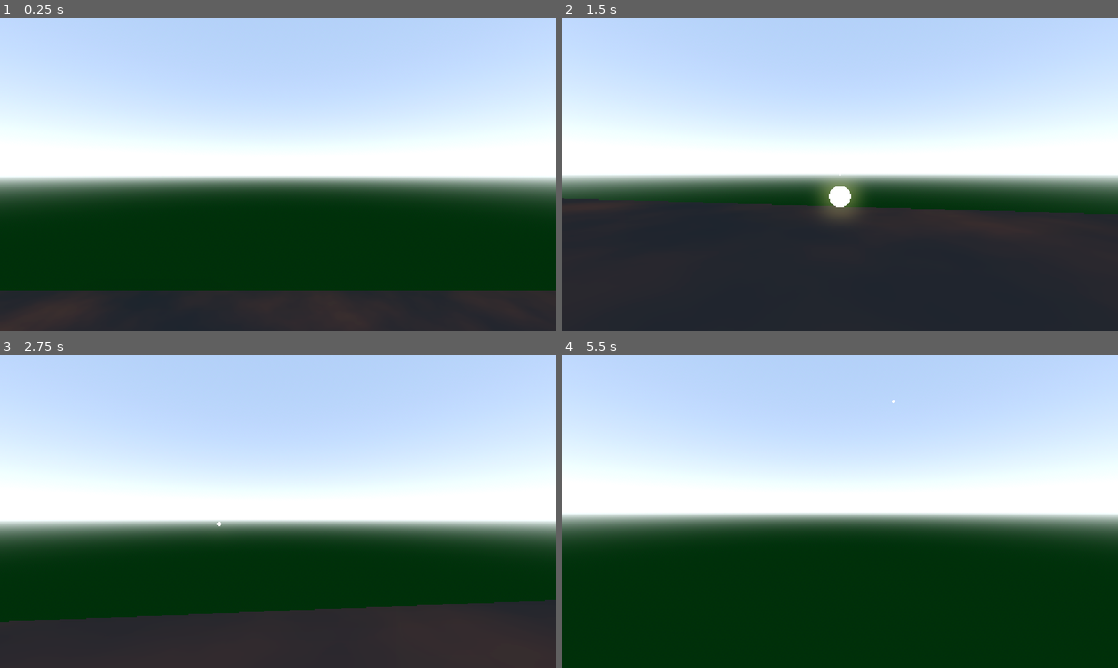
Above: before the commit, frames 1-4 (two rows, left to right).
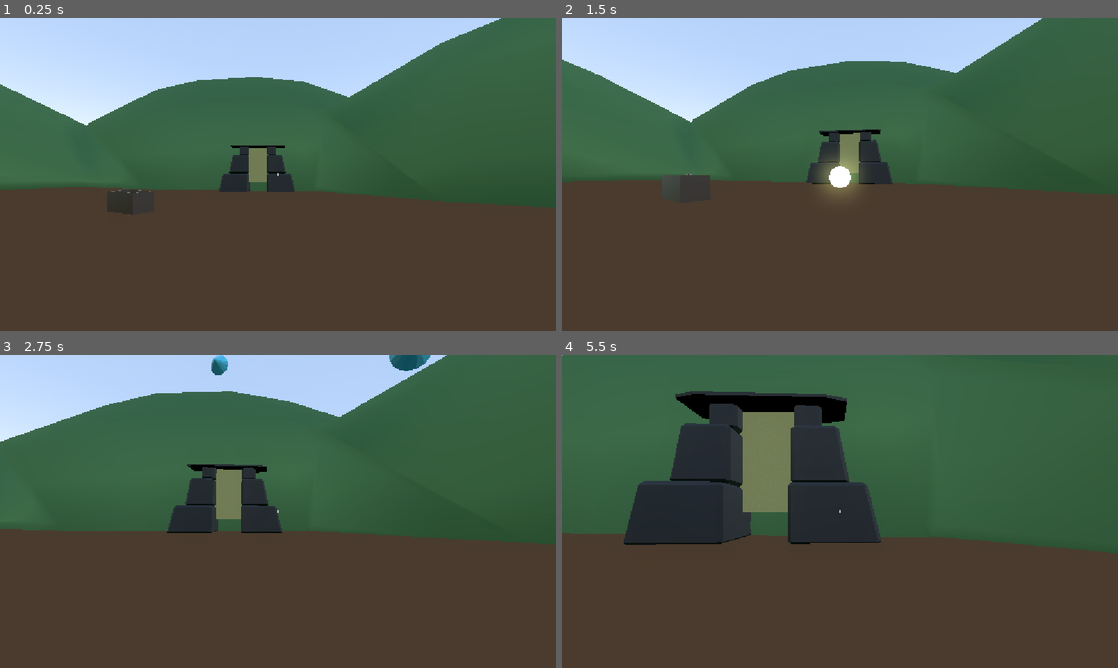
Above: after the commit, the same moments.

Repository: matthewmolitordev/hoard-hunters
Game: Godot game, scene res://hub_world.tscn
Same seed, same stepped clock (60 frames per second), same inputs: the game is played once before the commit and once after it.
Inputs (mouse positions are in pixels of both pictures, inside the frame that each line leads up to):
- Up to frame 1 (0.25 s): no input
- Up to frame 2 (1.5 s): tap Enter (ui_accept) at 0.5, 0.77 s; move the mouse to (867, 174) at 0.52 s; press the mouse at (867, 174) at 0.53 s; hold W (move_forward) from 0.53 s (still down); move the mouse to (812, 174) at 1.27 s; release the mouse at (812, 174) at 1.28 s; tap 1 (action_bar_slot_1) at 1.35 s
- Up to frame 3 (2.75 s): keep holding W (move_forward); tap Enter (ui_accept) at 1.52 s; click (250, 511) at 1.55 s; move the mouse to (289, 505) at 2.02 s; press the mouse at (289, 505) at 2.03 s
- Up to frame 4 (5.5 s): keep holding W (move_forward); move the mouse to (834, 517) at 2.77 s; release the mouse at (834, 517) at 2.78 s; click (834, 517) at 2.85 s; tap Enter (ui_accept) at 3.02, 3.77, 4.52 s; move the mouse to (878, 514) at 3.52 s; hold 1 (action_bar_slot_1) 3.53-4.28 s; click (878, 514) at 3.8 s; move the mouse to (795, 508) at 4.27 s; click (795, 508) at 4.35 s; move the mouse to (845, 511) at 5.02 s; press the mouse at (845, 511) at 5.03 s

The runs differ from the first frame. In frame 1, 78% of the frame differs, in the area x 0-100%, y 0-100%; in frame 2, 83%; in frame 3, 84%; in frame 4, 98%.

Commit message:
Add gem loot, pickup logic, and chest to hub world

Diff:
--- /dev/null
+++ b/assets/texture/stone_material.tres
@@ -0,0 +1,14 @@
+[gd_resource type="StandardMaterial3D" format=3 uid="uid://c3nyqpyeam64"]
+
+[sub_resource type="Gradient" id="Gradient_co1li"]
+colors = PackedColorArray(0.11858138, 0.11858138, 0.11858138, 1, 0.2376642, 0.21554965, 0.19344065, 1)
+
+[sub_resource type="GradientTexture2D" id="GradientTexture2D_bswsn"]
+gradient = SubResource("Gradient_co1li")
+fill_from = Vector2(0.5, 1)
+fill_to = Vector2(0.5, 0)
+
+[resource]
+albedo_color = Color(0.4158344, 0.38715458, 0.36914593, 1)
+albedo_texture = SubResource("GradientTexture2D_bswsn")
+roughness = 0.8
--- /dev/null
+++ b/coin.tscn
@@ -0,0 +1,21 @@
+[gd_scene format=3 uid="uid://c6t7aqf47uhiv"]
+
+[ext_resource type="PackedScene" uid="uid://di2suiubnv5ka" path="res://assets/gold_coin_single.glb" id="1_qtesh"]
+
+[sub_resource type="SphereShape3D" id="SphereShape3D_0t63x"]
+radius = 0.05
+
+[node name="Coin" type="RigidBody3D" unique_id=475588911]
+collision_layer = 4
+collision_mask = 5
+axis_lock_angular_x = true
+axis_lock_angular_y = true
+axis_lock_angular_z = true
+continuous_cd = true
+
+[node name="MeshInstance3D" parent="." unique_id=188606965 instance=ExtResource("1_qtesh")]
+transform = Transform3D(3, 0, 0, 0, 3, 0, 0, 0, 3, 0, 0, 0)
+
+[node name="CollisionShape3D" type="CollisionShape3D" parent="." unique_id=314568192]
+transform = Transform3D(1, 0, 0, 0, 1, 0, 0, 0, 1, 0, -0.0012969971, 0)
+shape = SubResource("SphereShape3D_0t63x")
--- /dev/null
+++ b/diamond.tscn
@@ -0,0 +1,19 @@
+[gd_scene format=3 uid="uid://qu0upkyesje3"]
+
+[ext_resource type="PackedScene" uid="uid://dfmdkh2hyoquo" path="res://assets/diamond_source.glb" id="1_cxkya"]
+
+[sub_resource type="BoxShape3D" id="BoxShape3D_h7n1j"]
+size = Vector3(0.34, 0.34, 0.34)
+
+[node name="Diamond" type="RigidBody3D" unique_id=1743407167]
+collision_layer = 4
+collision_mask = 5
+
+[node name="diamond_source" parent="." unique_id=890485976 instance=ExtResource("1_cxkya")]
+transform = Transform3D(0.3, 0, 0, 0, 0.21213204, -0.21213204, 0, 0.21213204, 0.21213204, 0, 0, 0)
+
+[node name="CollisionShape3D" type="CollisionShape3D" parent="." unique_id=2028359120]
+transform = Transform3D(1, 0, 0, 0, 1, 0, 0, 0, 1, 0, 0.17, 0.17)
+shape = SubResource("BoxShape3D_h7n1j")
+
+[editable path="diamond_source"]
--- a/dungeon_generator.gd
+++ b/dungeon_generator.gd
@@ -7,7 +7,7 @@
 const SENTRY_SCENE = preload("res://sentry.tscn")
 
 @export var map_size: int = 2000    #grid boundry
-@export var absolute_seed: int = 123
+@export var absolute_seed: int = 674567
 @export var tile_spacing: float = 2.0      #2x2 tile size
 
 var grid = {}     #has map dictionary to track occupied coordinate states {Vector2: bool}
--- a/hub_world.tscn
+++ b/hub_world.tscn
@@ -2,16 +2,10 @@
 
 [ext_resource type="PackedScene" uid="uid://bd4abpdncwq8b" path="res://player.tscn" id="1_1iog8"]
 [ext_resource type="Script" uid="uid://clx3e7l5upabg" path="res://portal.gd" id="2_oe58s"]
-
-[sub_resource type="FastNoiseLite" id="FastNoiseLite_4n47x"]
-
-[sub_resource type="NoiseTexture2D" id="NoiseTexture2D_jyont"]
-noise = SubResource("FastNoiseLite_4n47x")
-seamless = true
-
-[sub_resource type="StandardMaterial3D" id="StandardMaterial3D_h7n1j"]
-albedo_color = Color(0.22665176, 0.10349136, 0.0018793975, 1)
-albedo_texture = SubResource("NoiseTexture2D_jyont")
+[ext_resource type="PackedScene" uid="uid://682af8kldk6l" path="res://assets/portal_arch.glb" id="3_e0qst"]
+[ext_resource type="Material" uid="uid://c3nyqpyeam64" path="res://assets/texture/stone_material.tres" id="4_w1cbi"]
+[ext_resource type="PackedScene" uid="uid://c757wm2j1mc0y" path="res://spawning_fountain.tscn" id="5_gdsyq"]
+[ext_resource type="PackedScene" uid="uid://dd4cxtqy36ath" path="res://open_box.tscn" id="6_5lugp"]
 
 [sub_resource type="BoxShape3D" id="BoxShape3D_h7n1j"]
 size = Vector3(3, 4, 1)
@@ -63,28 +57,104 @@
 glow_enabled = true
 glow_bloom = 0.3
 
+[sub_resource type="StandardMaterial3D" id="StandardMaterial3D_4n47x"]
+albedo_color = Color(0.2791721, 0.15901911, 0.017618911, 1)
+
+[sub_resource type="StandardMaterial3D" id="StandardMaterial3D_djjlw"]
+albedo_color = Color(0.19555321, 0.34288588, 0.16614762, 1)
+
 [node name="HubWorld" type="Node3D" unique_id=893329640]
 
-[node name="Floor" type="CSGBox3D" parent="." unique_id=404084622]
-use_collision = true
-size = Vector3(30, 1, 30)
-material = SubResource("StandardMaterial3D_h7n1j")
-
 [node name="Player" parent="." unique_id=55416726 instance=ExtResource("1_1iog8")]
-transform = Transform3D(1, 0, 0, 0, 1, 0, 0, 0, 1, 0, 5.8136115, -6.2433424)
+transform = Transform3D(-0.9037503, 0, -0.42806, 0, 1, 0, 0.42806, 0, -0.9037503, 0, 1.7150738, 27.414337)
 
 [node name="Portal" type="Area3D" parent="." unique_id=1267654559]
 transform = Transform3D(1, 0, 0, 0, 1, 0, 0, 0, 1, 0, 3.4741082, 0)
+collision_mask = 3
 script = ExtResource("2_oe58s")
 
 [node name="CollisionShape3D" type="CollisionShape3D" parent="Portal" unique_id=1932113505]
-transform = Transform3D(1, 0, 0, 0, 1, 0, 0, 0, 1, 0, -0.9496269, 8.152737)
+transform = Transform3D(0.9069416, 0, 0.4212564, 0, 1, 0, -0.4212564, 0, 0.9069416, 11.885323, -0.9496269, 47.25729)
 shape = SubResource("BoxShape3D_h7n1j")
 
 [node name="CSGBox3D" type="CSGBox3D" parent="Portal" unique_id=27048802]
-transform = Transform3D(1, 0, 0, 0, 1, 0, 0, 0, 1, 0, -0.9396262, 8.145889)
+transform = Transform3D(0.9069416, 0, 0.4212564, 0, 1, 0, -0.4212564, 0, 0.9069416, 11.882438, -0.9396262, 47.25108)
 size = Vector3(3, 4, 1)
 material = SubResource("StandardMaterial3D_jyont")
 
 [node name="WorldEnvironment" type="WorldEnvironment" parent="." unique_id=2092172206]
 environment = SubResource("Environment_e0qst")
+
+[node name="PlazaFloor" type="CSGBox3D" parent="." unique_id=1473348146]
+transform = Transform3D(1, 0, 0, 0, 1, 0, 0, 0, 1, 0, -10.445679, 34.8893)
+use_collision = true
+size = Vector3(100, 20, 30)
+material = SubResource("StandardMaterial3D_4n47x")
+
+[node name="PlazaFloor" type="CSGBox3D" parent="PlazaFloor" unique_id=1824640548]
+transform = Transform3D(1, 0, 0, 0, 1, 0, 0, 0, 1, 0, -52.729153, 14.218586)
+use_collision = true
+size = Vector3(100, 20, 1000)
+material = SubResource("StandardMaterial3D_4n47x")
+
+[node name="HillsBoundry" type="CSGCombiner3D" parent="." unique_id=2110339009]
+transform = Transform3D(1, 0, 0, 0, 1, 0, 0, 0, 1, 57.16793, 0, 0)
+use_collision = true
+
+[node name="CSGSphere3D" type="CSGSphere3D" parent="HillsBoundry" unique_id=271700044]
+transform = Transform3D(-0.7580532, 0, 0.9253858, 0, 1, 0, -1.8507715, 0, -0.3790266, -11.940117, 0, -38.607697)
+radius = 20.0
+material = SubResource("StandardMaterial3D_djjlw")
+
+[node name="CSGSphere3D2" type="CSGSphere3D" parent="HillsBoundry" unique_id=1655858569]
+transform = Transform3D(2, 0, 0, 0, 1, 0, 0, 0, 1, -81.476875, -0.62986374, 61.985107)
+radius = 20.0
+material = SubResource("StandardMaterial3D_djjlw")
+
+[node name="CSGSphere3D3" type="CSGSphere3D" parent="HillsBoundry" unique_id=1412734042]
+transform = Transform3D(0.8091982, 0, 0.91449416, 0, 1, 0, -1.8289883, 0, 0.4045991, 5.852623, 0, 16.534607)
+radius = 20.0
+material = SubResource("StandardMaterial3D_djjlw")
+
+[node name="CSGSphere3D4" type="CSGSphere3D" parent="HillsBoundry" unique_id=1180662220]
+transform = Transform3D(1.9665594, 0, 0.18210164, 0, 1, 0, -0.36420327, 0, 0.9832797, -28.223564, 0, 62.613754)
+radius = 20.0
+material = SubResource("StandardMaterial3D_djjlw")
+
+[node name="CSGSphere3D5" type="CSGSphere3D" parent="HillsBoundry" unique_id=1340655430]
+transform = Transform3D(0.7871739, 0, -0.9192874, 0, 1, 0, 1.8385748, 0, 0.39358696, -116.19696, -0.62986374, 31.65963)
+radius = 20.0
+material = SubResource("StandardMaterial3D_djjlw")
+
+[node name="CSGSphere3D6" type="CSGSphere3D" parent="HillsBoundry" unique_id=643076037]
+transform = Transform3D(-0.86589575, 0, -0.901419, 0, 1, 0, 1.802838, 0, -0.43294787, -116.19696, -0.62986374, -22.88778)
+radius = 20.0
+material = SubResource("StandardMaterial3D_djjlw")
+
+[node name="CSGSphere3D7" type="CSGSphere3D" parent="HillsBoundry" unique_id=821130565]
+transform = Transform3D(-1.9878826, 0, -0.10991165, 0, 1, 0, 0.2198233, 0, -0.9939413, -63.191315, -0.62986374, -57.734306)
+radius = 20.0
+material = SubResource("StandardMaterial3D_djjlw")
+
+[node name="portal_arch" parent="." unique_id=196459378 instance=ExtResource("3_e0qst")]
+transform = Transform3D(-0.0057071573, 0, 0.9999837, 0, 1, 0, -0.9999837, 0, -0.0057071573, -2.5810227, -0.5152265, 7.622753)
+
+[node name="Cube_002" parent="portal_arch" index="0" unique_id=362585251]
+transform = Transform3D(0.4534708, 0, 0.2106282, 0, 0.5, 0, -0.2106282, 0, 0.4534708, -39.887173, 4.5, 12.579346)
+material_overlay = ExtResource("4_w1cbi")
+
+[node name="Cube_001" parent="portal_arch" index="1" unique_id=1610618820]
+transform = Transform3D(-0.45347077, 0, -0.21062824, 0, 0.5, 0, 0.21062824, 0, -0.45347077, -38.623413, 4.5, 15.300174)
+material_overlay = ExtResource("4_w1cbi")
+
+[node name="Cube" parent="portal_arch" index="2" unique_id=108266538]
+transform = Transform3D(0.9069416, 0, 1.2260414, 0, 0.12997139, 0, -0.42125636, 0, 2.6395977, -39.25528, 5, 13.939758)
+material_overlay = ExtResource("4_w1cbi")
+
+[node name="SpawningFountain" parent="." unique_id=1752228861 instance=ExtResource("5_gdsyq")]
+transform = Transform3D(0.65753627, -0.75342286, 0, 0.5847179, 0.51030207, -0.6306319, 0.4751325, 0.41466337, 0.77608204, 4.5552573, 12.331836, 36.16573)
+
+[node name="OpenBox" parent="." unique_id=1536612551 instance=ExtResource("6_5lugp")]
+transform = Transform3D(1, 0, 0, 0, 1, 0, 0, 0, 1, 10.467732, -0.020868301, 32.875164)
+
+[editable path="portal_arch"]
--- /dev/null
+++ b/open_box.tscn
@@ -0,0 +1,39 @@
+[gd_scene format=3 uid="uid://dd4cxtqy36ath"]
+
+[ext_resource type="PackedScene" uid="uid://copbyv6d84075" path="res://assets/open_box.glb" id="1_ane53"]
+
+[sub_resource type="BoxShape3D" id="BoxShape3D_h7n1j"]
+size = Vector3(1.9630127, 0.080566406, 0.91448975)
+
+[sub_resource type="BoxShape3D" id="BoxShape3D_jyont"]
+size = Vector3(0.08520508, 0.9243469, 0.92285156)
+
+[sub_resource type="BoxShape3D" id="BoxShape3D_4n47x"]
+size = Vector3(1.7980957, 0.92819214, 0.068359375)
+
+[node name="OpenBox" type="RigidBody3D" unique_id=1536612551]
+collision_layer = 5
+mass = 30.0
+
+[node name="open_box" parent="." unique_id=860566221 instance=ExtResource("1_ane53")]
+transform = Transform3D(0.6, 0, 0, 0, 0.6, 0, 0, 0, 0.6, 0, 0, 0)
+
+[node name="BottomShape" type="CollisionShape3D" parent="." unique_id=1163426864]
+transform = Transform3D(1, 0, 0, 0, 1, 0, 0, 0, 1, -0.30889893, 0.04321289, 0.12857056)
+shape = SubResource("BoxShape3D_h7n1j")
+
+[node name="LeftShape" type="CollisionShape3D" parent="." unique_id=52417118]
+transform = Transform3D(1, 0, 0, 0, 1, 0, 0, 0, 1, 0.6362586, 0.4592731, 0.13134766)
+shape = SubResource("BoxShape3D_jyont")
+
+[node name="RightShape" type="CollisionShape3D" parent="." unique_id=1214770457]
+transform = Transform3D(1, 0, 0, 0, 1, 0, 0, 0, 1, -1.2472565, 0.4592731, 0.13134766)
+shape = SubResource("BoxShape3D_jyont")
+
+[node name="FrontShape" type="CollisionShape3D" parent="." unique_id=429148148]
+transform = Transform3D(1, 0, 0, 0, 1, 0, 0, 0, 1, -0.30480957, 0.46058655, -0.29882813)
+shape = SubResource("BoxShape3D_4n47x")
+
+[node name="BackShape" type="CollisionShape3D" parent="." unique_id=918456563]
+transform = Transform3D(1, 0, 0, 0, 1, 0, 0, 0, 1, -0.30480957, 0.46058655, 0.5586313)
+shape = SubResource("BoxShape3D_4n47x")
--- a/player.gd
+++ b/player.gd
@@ -1,4 +1,9 @@
 extends CharacterBody3D
+
+@onready var raycast = $Camera3D/RayCast3D
+@onready var joint = $Camera3D/Generic6DOFJoint3D
+@onready var hand = $Camera3D/Hand
+var grabbed_body: RigidBody3D = null
 
 const FIREBALL_SCENE = preload("res://fireball.tscn")
 @export var fire_ball_cooldown: float = 0.3
@@ -68,10 +73,15 @@
 		camera.rotate_x(-event.relative.y * mouse_sensitivity)
 		camera.rotation.x = clamp(camera.rotation.x, deg_to_rad(-85), deg_to_rad(85))
 
-	#handle mouse click (fireball)
+	#handle action bar click (fireball)
 	if event.is_action_pressed("action_bar_slot_1") and fireball_can_shoot:
 		shoot_fireball()
 
+	#handle mouse click grab
+	if event.is_action_pressed("click"):
+		try_grab_object()
+	elif event.is_action_released("click"):
+		release_object()
 
 func shoot_fireball() ->void:
 	fireball_can_shoot = false
@@ -88,3 +98,17 @@
 	fireball.look_at(fireball.global_position + forward_vector, Vector3.UP)
 	await get_tree().create_timer(fire_ball_cooldown).timeout
 	fireball_can_shoot = true
+
+func try_grab_object() -> void:
+	if raycast.is_colliding():
+		var target = raycast.get_collider()
+		if target is RigidBody3D and not target.freeze:
+			grabbed_body = target
+		grabbed_body.gravity_scale = 0.0
+		joint.node_b = grabbed_body.get_path()
+
+func release_object() -> void:
+	if grabbed_body:
+		grabbed_body.gravity_scale = 1.0
+		joint.node_b = NodePath("")
+		grabbed_body = null
--- a/player.tscn
+++ b/player.tscn
@@ -7,6 +7,8 @@
 [sub_resource type="CapsuleMesh" id="CapsuleMesh_f3sb7"]
 
 [node name="Player" type="CharacterBody3D" unique_id=55416726 groups=["player"]]
+collision_layer = 2
+collision_mask = 5
 script = ExtResource("1_4flbx")
 
 [node name="CollisionShape3D" type="CollisionShape3D" parent="." unique_id=2079872323]
@@ -17,9 +19,31 @@
 
 [node name="Camera3D" type="Camera3D" parent="." unique_id=1762887908]
 
-[node name="UI" type="CanvasLayer" parent="." unique_id=2039329973]
+[node name="RayCast3D" type="RayCast3D" parent="Camera3D" unique_id=1698444435]
+target_position = Vector3(0, 0, -4)
+collision_mask = 4
 
-[node name="CenterContainer" type="CenterContainer" parent="UI" unique_id=579182569]
+[node name="Generic6DOFJoint3D" type="Generic6DOFJoint3D" parent="Camera3D" unique_id=768238028]
+node_a = NodePath("../Hand")
+linear_limit_x/enabled = false
+linear_limit_y/enabled = false
+linear_limit_z/enabled = false
+linear_spring_x/enabled = true
+linear_spring_x/stiffness = 500.0
+linear_spring_x/damping = 50.0
+linear_spring_y/enabled = true
+linear_spring_y/stiffness = 500.0
+linear_spring_y/damping = 50.0
+linear_spring_z/enabled = true
+linear_spring_z/stiffness = 500.0
+linear_spring_z/damping = 50.0
+
+[node name="Hand" type="StaticBody3D" parent="Camera3D" unique_id=619965400]
+transform = Transform3D(1, 0, 0, 0, 1, 0, 0, 0, 1, 0, -0.5, -2)
+
+[node name="UI" type="CanvasLayer" parent="." unique_id=1556343225]
+
+[node name="CenterContainer" type="CenterContainer" parent="UI" unique_id=435143426]
 anchors_preset = 15
 anchor_right = 1.0
 anchor_bottom = 1.0
@@ -27,7 +51,7 @@
 grow_vertical = 2
 mouse_filter = 2
 
-[node name="ColorRect" type="ColorRect" parent="UI/CenterContainer" unique_id=315415770]
+[node name="ColorRect" type="ColorRect" parent="UI/CenterContainer" unique_id=33866590]
 custom_minimum_size = Vector2(6, 6)
 layout_mode = 2
 mouse_filter = 2
--- a/project.godot
+++ b/project.godot
@@ -47,6 +47,11 @@
 "events": [Object(InputEventKey,"resource_local_to_scene":false,"resource_name":"","device":-1,"window_id":0,"alt_press …(191 unchanged characters)…
 ]
 }
+click={
+"deadzone": 0.2,
+"events": [Object(InputEventMouseButton,"resource_local_to_scene":false,"resource_name":"","device":-1,"window_id":0,"alt_pressed":false,"shift_pressed":false,"ctrl_pressed":false,"meta_pressed":false,"button_mask":0,"position":Vector2(0, 0),"global_position":Vector2(0, 0),"factor":1.0,"button_index":1,"canceled":false,"pressed":false,"double_click":false,"script":null)
+]
+}
 
 [physics]
 
--- /dev/null
+++ b/spawning_fountain.gd
@@ -0,0 +1,76 @@
+extends StaticBody3D
+
+const COIN_SCENE = preload("res://coin.tscn")
+const DIAMOND_SCENE = preload("res://diamond.tscn")
+const TOURMALINE_SCENE = preload("res://tourmaline.tscn")
+
+@onready var timer: Timer = $Timer
+var is_spawning = true
+
+func _ready() -> void:
+	timer.timeout.connect(_on_timer_timeout)
+	timer.wait_time = 1
+	timer.start()
+
+func _input_event(_camera: Camera3D, event: InputEvent, _position: Vector3, _normal: Vector3, _shape_idx: int) -> void:
+	if event is InputEventMouseButton and event.button_index == MOUSE_BUTTON_LEFT and event.pressed():
+		is_spawning = !is_spawning
+
+	if is_spawning:
+		timer.start()
+		print("Coin fountain: START")
+	else:
+		timer.stop()
+		print("Coin fountain: STOP")
+
+
+func _on_timer_timeout() -> void:
+	for i in range(2):
+		spawn_coin()
+		spawn_diamond()
+		spawn_tourmaline()
+# Called every frame. 'delta' is the elapsed time since the previous frame.
+func _process(delta: float) -> void:
+	pass
+
+func spawn_coin() -> void:
+	var new_coin = COIN_SCENE.instantiate() as RigidBody3D
+	get_parent().add_child(new_coin)
+	var spawn_offset = Vector3(randf_range(-0.4,0.4), 1.0, randf_range(-0.4, 0.4))
+	new_coin.global_transform.origin = global_transform.origin + spawn_offset
+
+	var force = Vector3(
+		randf_range(-0.1, 0.1),
+		0,
+		randf_range(-0.1, 0.1),
+		)
+
+	new_coin.apply_central_impulse(force)
+
+func spawn_diamond() -> void:
+	var new_DIAMOND = DIAMOND_SCENE.instantiate() as RigidBody3D
+	get_parent().add_child(new_DIAMOND)
+	var spawn_offset = Vector3(randf_range(-0.4,0.4), 1.0, randf_range(-0.4, 0.4))
+	new_DIAMOND.global_transform.origin = global_transform.origin + spawn_offset
+
+	var force = Vector3(
+		randf_range(-0.1, 0.1),
+		0,
+		randf_range(-0.1, 0.1),
+		)
+
+	new_DIAMOND.apply_central_impulse(force)
+
+func spawn_tourmaline() -> void:
+	var NEW_TOURMALINE = TOURMALINE_SCENE.instantiate() as RigidBody3D
+	get_parent().add_child(NEW_TOURMALINE)
+	var spawn_offset = Vector3(randf_range(-0.4,0.4), 1.0, randf_range(-0.4, 0.4))
+	NEW_TOURMALINE.global_transform.origin = global_transform.origin + spawn_offset
+
+	var force = Vector3(
+		randf_range(-0.1, 0.1),
+		0,
+		randf_range(-0.1, 0.1),
+		)
+
+	NEW_TOURMALINE.apply_central_impulse(force)
--- /dev/null
+++ b/spawning_fountain.tscn
@@ -0,0 +1,22 @@
+[gd_scene format=3 uid="uid://c757wm2j1mc0y"]
+
+[ext_resource type="Script" uid="uid://cx6l51764xj0g" path="res://spawning_fountain.gd" id="1_qdetu"]
+
+[sub_resource type="StandardMaterial3D" id="StandardMaterial3D_jyont"]
+albedo_color = Color(1, 1, 0, 1)
+
+[sub_resource type="BoxMesh" id="BoxMesh_h7n1j"]
+material = SubResource("StandardMaterial3D_jyont")
+
+[sub_resource type="BoxShape3D" id="BoxShape3D_h7n1j"]
+
+[node name="SpawningFountain" type="StaticBody3D" unique_id=1752228861]
+script = ExtResource("1_qdetu")
+
+[node name="MeshInstance3D" type="MeshInstance3D" parent="." unique_id=1441841762]
+mesh = SubResource("BoxMesh_h7n1j")
+
+[node name="CollisionShape3D" type="CollisionShape3D" parent="." unique_id=616443430]
+shape = SubResource("BoxShape3D_h7n1j")
+
+[node name="Timer" type="Timer" parent="." unique_id=1040140366]
--- /dev/null
+++ b/tourmaline.tscn
@@ -0,0 +1,17 @@
+[gd_scene format=3 uid="uid://cggc61ugvyd5q"]
+
+[ext_resource type="PackedScene" uid="uid://dt5p7auw1vfij" path="res://assets/tourmaline.glb" id="1_ttgbp"]
+
+[sub_resource type="BoxShape3D" id="BoxShape3D_jyont"]
+size = Vector3(0.56140137, 0.15426636, 0.47125244)
+
+[node name="Tourmaline" type="RigidBody3D" unique_id=1975222285]
+collision_layer = 4
+collision_mask = 5
+
+[node name="tourmaline" parent="." unique_id=597655778 instance=ExtResource("1_ttgbp")]
+transform = Transform3D(0.3, 0, 0, 0, 0.3, 0, 0, 0, 0.3, -0.07317245, 0, -0.07877207)
+
+[node name="CollisionShape3D" type="CollisionShape3D" parent="." unique_id=1044653301]
+transform = Transform3D(1, 0, 0, 0, 1, 0, 0, 0, 1, -0.08135986, -0.007858276, -0.09194946)
+shape = SubResource("BoxShape3D_jyont")
Binary file added: assets/diamond_source.glb
Not shown, added: assets/diamond_source.glb.import
Binary file added: assets/gold_coin_single.glb
Not shown, added: assets/gold_coin_single.glb.import
Binary file added: assets/open_box.glb
Not shown, added: assets/open_box.glb.import
Binary file added: assets/portal_arch.glb
Not shown, added: assets/portal_arch.glb.import
Binary file added: assets/tourmaline.glb
Not shown, added: assets/tourmaline.glb.import
Not shown, added: spawning_fountain.gd.uid
